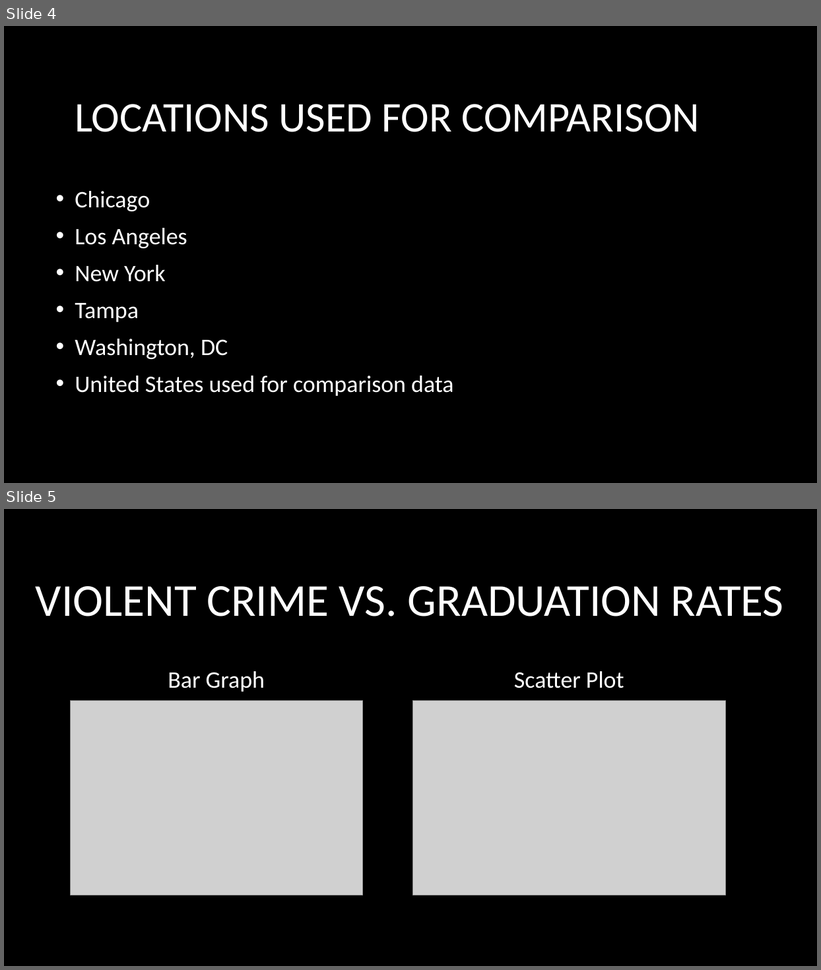
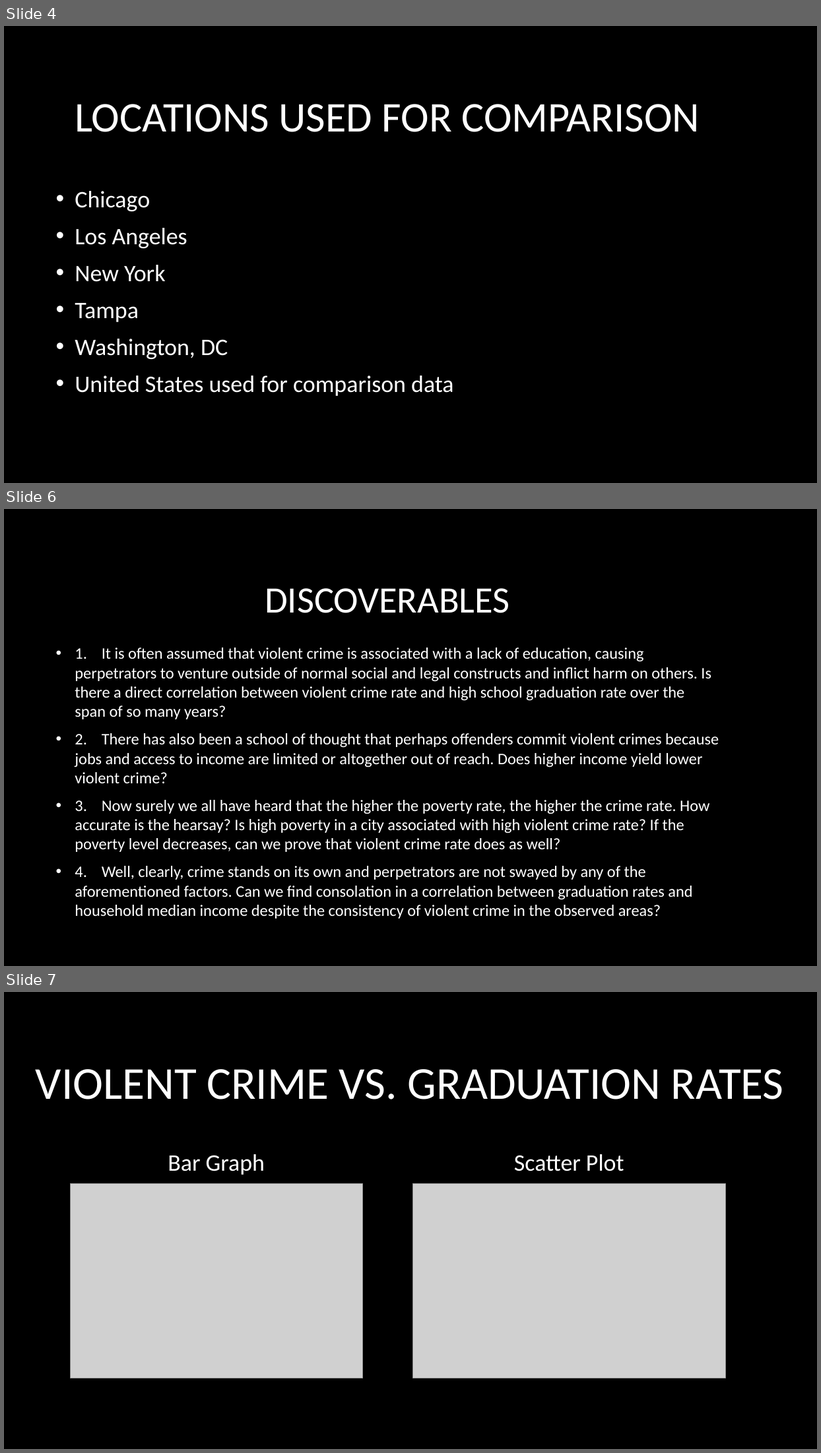
Before and after one commit to MikeAnderson89/National-Crime-Rate-Correlations, a slide deck: Project1Presentation.pptx. Shown one above the other, each under a label of ours: slides 4 and 5 before the commit, slides 4, 6 and 7 after it; the slides between them are not shown. The pictures are 821x970 and 821x1453 pixels, drawn with LibreOffice and Linux fonts; fonts in the diff are those of the drawing; grey boxes stand for pictures; background and template pictures are left out. Boxes give left, top, right and bottom in pixels: in the first picture for what was removed or moved away, otherwise in the second. Text is boxed around its words. In the diff, an @@ line names an element or a change of style, - is before the commit and + after.

```diff
--- a/Project1Presentation.pptx
+++ b/Project1Presentation.pptx
@@ slide 6 added at (4, 509, 817, 966), background picture (left out) @@
@@ title added at (265, 588, 510, 613), 44 pt, text #FFFFFF @@
+DISCOVERABLES
@@ text added at (75, 648, 719, 919), 19 pt, text #FFFFFF @@
+• 1. It is often assumed that violent crime is associated with a lack of education, causing perpetrators to venture outside of normal social and legal constructs and inflict harm on others. Is there a direct correlation between violent crime rate and high school graduation rate over the span of so many years?
+• 2. There has also been a school of thought that perhaps offenders commit violent crimes because jobs and access to income are limited or altogether out of reach. Does higher income yield lower violent crime?
+• 3. Now surely we all have heard that the higher the poverty rate, the higher the crime rate. How accurate is the hearsay? Is high poverty in a city associated with high violent crime rate? If the poverty level decreases, can we prove that violent crime rate does as well?
+• 4. Well, clearly, crime stands on its own and perpetrators are not swayed by any of the aforementioned factors. Can we find consolation in a correlation between graduation rates and household median income despite the consistency of violent crime in the observed areas?
@@ what was slide 5 is now slide 7 @@
```
Also in this commit, not shown: 2 other slides added, 1 slide removed.
